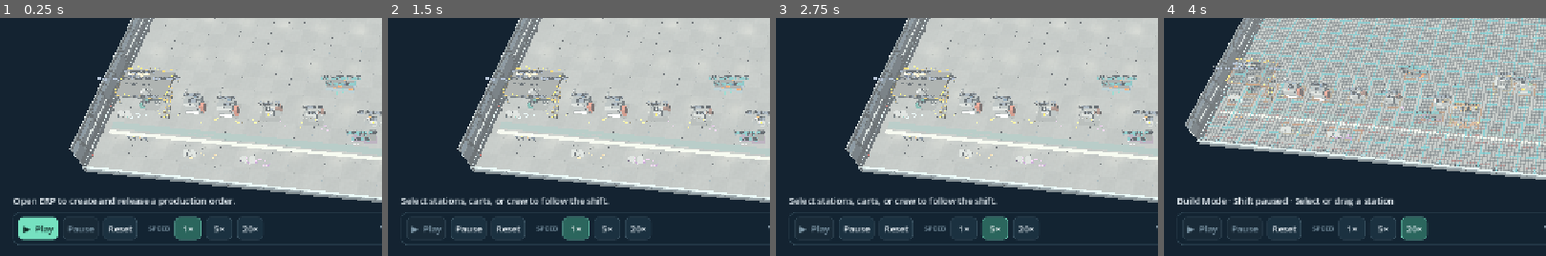
Above: before the commit, frames 1-4 (left to right).
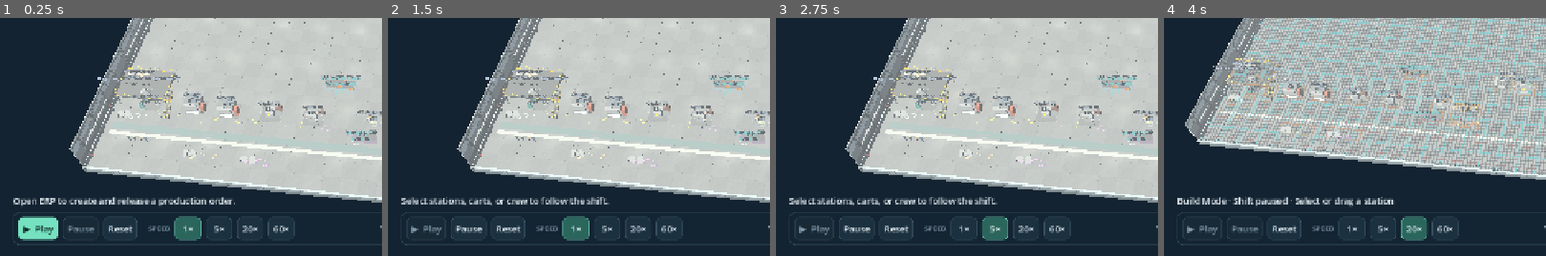
Above: after the commit, the same moments.

Repository: kaan-turgut/factory-simulation
Game: Godot game, scene res://scenes/factory.tscn
The game is run twice, just before and just after one commit, with the same random seed, the same clock (stepped at 60 frames per second) and the same inputs.
Inputs:
- Up to frame 1 (0.25 s): no input
- Up to frame 2 (1.5 s): click "▶ Play" at 0.5 s; click "1×" at 1.25 s
- Up to frame 3 (2.75 s): click "5×" at 2 s
- Up to frame 4 (4 s): click "20×" at 2.75 s; click "Build Mode" at 3.5 s
The pictures show only the part of the screen within x 0-50%, y 50-100%; the shares and areas given below are measured in that part.

The runs differ from the first frame. In frame 1, 0.2% of the frame differs, in the area x 70-78%, y 84-93%; in frame 2, 0.2%; in frame 3, 0.2%; in frame 4, 0.2%.

Commit message:
Add live agent mode: let an agent run the visible factory
Starting the game with `-- --agent-port PORT` opens the agent protocol
inside the scene. The agent API attaches to the game's own line, time
commands play the shift on screen and reply once the simulated time
has passed, and the game pauses again after each command. Scenario
loads and snapshot restores replace the shown shift. The TCP handling
moves into a shared agent_link used by the headless server and the
game. Adds a 60x speed, a save_shift command, and the bridge's
--connect waits for live replies. Autosave on close is off while the
link is open, and the link refuses shutdown in the game.

Co-Authored-By: Claude Opus 5.5 <noreply@anthropic.com>

Diff:
--- a/agent/agent_api.gd
+++ b/agent/agent_api.gd
@@ -3,7 +3,11 @@
 ##
 ## Every action goes through the same ERP functions the terminal buttons call, so an agent
 ## plays by the same rules as a human planner. Observations are compact summaries.
-## Time only moves when the agent calls `advance` or `run_until`, so runs are deterministic.
+##
+## Headless: the API owns its line, and `advance`/`run_until` simulate instantly and deterministically.
+## Live: `attach` binds the API to the factory shown in the game. Time commands then play the
+## shift on screen and reply when they finish (handle returns {"pending": true} and the reply
+## comes from `live_step`). With `agent_paced`, the game pauses again after each time command.
 
 const Line = preload("res://simulation/production_line.gd")
 const Plan = preload("res://erp/mrp.gd")
@@ -23,6 +27,13 @@
 var demand_met_at := {}
 var decisions: Array[Dictionary] = []
 var events: Array[Dictionary] = []
+var live := false
+var agent_paced := true
+## Live callbacks into the game: a replaced line, play/pause and speed changes.
+var on_line_replaced := Callable()
+var on_playing := Callable()
+var on_speed := Callable()
+var _job := {}
 var _snapshots := {}
 var _order_status := {}
 var _po_status := {}
@@ -75,15 +86,33 @@
 	"run_until": {"description": "Run until one of the stop events happens or max_seconds pass.",
 		"args": {"max_seconds": "number", "stop_on": "optional array: any of " + ", ".join(EVENT_KINDS) + "; default " + ", ".join(DEFAULT_STOPS)}},
 	"snapshot": {"description": "Save the whole shift in memory under a name, for what-if experiments.", "args": {"name": "string"}},
-	"restore": {"description": "Go back to a named snapshot, discarding everything since.", "args": {"name": "string"}},
+	"restore": {"description": "Go back to a named snapshot, discarding everything since. In live mode the game view rewinds too.", "args": {"name": "string"}},
+	"set_speed": {"description": "Live mode: game speed while time commands run (1, 5, 20 or 60x). Headless runs ignore it.", "args": {"multiplier": "int"}},
+	"save_shift": {"description": "Write the shift to a save file. Without a path it replaces the game's own save slot, which the game's Load button reads; that needs replace_game_save true.",
+		"args": {"path": "optional string: user:// or absolute path", "replace_game_save": "optional bool"}},
 	"score": {"description": "Service level, lateness, finished boxes, working share per work center and purchase spend so far.", "args": {}},
 	"log_decision": {"description": "Record a decision, finding or recommendation with its reasoning in the run log.", "args": {"text": "string"}},
 	"run_log": {"description": "All actions, decisions and events so far.", "args": {}},
 }
 
 
-func _init() -> void:
-	_new_line()
+func _init(existing: Line = null) -> void:
+	if existing == null:
+		_new_line()
+	else:
+		attach(existing)
+
+
+## Bind to a line the game owns and shows. The game drives time; call live_step after each frame.
+func attach(existing: Line) -> void:
+	live = true
+	line = existing
+	plan = Plan.new()
+	_job = {}
+	monitor.reset()
+	demand_met_at.clear()
+	_demand_flagged.clear()
+	_remember_statuses()
 
 
 func handle(request: Dictionary) -> Dictionary:
@@ -94,6 +123,10 @@
 	if line == null or not line.validation_error.is_empty():
 		if command != "load_scenario" and command != "describe":
 			return {"ok": false, "error": "The shift is not valid: " + (line.validation_error if line else "no line")}
+	if live and command in ["advance", "run_until"]:
+		return _start_job(command, args)
+	if live and not _job.is_empty() and command in ["load_scenario", "restore"]:
+		return {"ok": false, "error": "A time command is still running."}
 	var result: Variant = call("_cmd_" + command, args)
 	var response: Dictionary = result if result is Dictionary else {"result": result}
 	if not response.has("ok"):
@@ -105,12 +138,20 @@
 # --- Setup -----------------------------------------------------------------
 
 func _new_line() -> void:
-	line = Line.new()
+	var previous := line
+	# A live game keeps its own floor plan; headless runs use the master-data layout.
+	line = Line.new(previous.layout if live and previous != null else null)
 	line.enable_erp()
 	if not line.validation_error.is_empty():
+		if live:
+			line = previous
 		return
-	line.multiplier = 1
-	line.set_playing(true)
+	if live:
+		line.multiplier = previous.multiplier
+		_replaced()
+	else:
+		line.multiplier = 1
+		line.set_playing(true)
 	plan = Plan.new()
 	monitor.reset()
 	demand_met_at.clear()
@@ -188,6 +229,7 @@
 		if not order.is_empty():
 			running.append({"center": center.id, "order": order.id, "code": order.code, "state": line.work_center_status(StringName(center.equipment))})
 	return {"scenario": scenario.get("name", "default"), "horizon_seconds": scenario.get("horizon_seconds", 0),
+		"mode": "live" if live else "headless", "playing": line.playing, "speed": line.multiplier,
 		"orders_by_status": counts, "open_purchase_orders": open_po, "auto_release": line.erp.auto_release,
 		"active_work_centers": running, "orders_with_delay_or_warning": delayed,
 		"demands": _demand_summary(), "finished_boxes": _finished_boxes()}
@@ -572,6 +614,91 @@
 		_po_status[po.id] = po.status
 
 
+# --- Live time ---------------------------------------------------------------
+
+func _start_job(command: String, args: Dictionary) -> Dictionary:
+	if not _job.is_empty():
+		return {"ok": false, "error": "Another time command is still running."}
+	var limit := float(args.get("seconds" if command == "advance" else "max_seconds", 3600 if command == "run_until" else 0))
+	if not is_finite(limit) or limit <= 0.0 or limit > MAX_ADVANCE:
+		return {"ok": false, "error": "The time span must be between 0 and %d seconds." % MAX_ADVANCE}
+	var stops: Array = args.get("stop_on", DEFAULT_STOPS) if command == "run_until" else []
+	for kind in stops:
+		if kind not in EVENT_KINDS:
+			return {"ok": false, "error": "Unknown stop event %s." % kind}
+	if not line.playing:
+		_set_playing(true)
+	if not line.playing:
+		return {"ok": false, "error": "The game cannot play right now. Leave Build Mode and try again."}
+	_job = {"command": command, "start": line.erp.now, "end": line.erp.now + limit, "stops": stops, "found": []}
+	_log(command, {"args": args})
+	return {"pending": true}
+
+
+## Live mode: account for simulated time the game just played. Returns the reply of a finished
+## time command, or an empty dictionary.
+func live_step(seconds: float) -> Dictionary:
+	if seconds > 0.0:
+		monitor.sample(line, seconds)
+		var fresh := _detect_events()
+		events.append_array(fresh)
+		if not _job.is_empty():
+			_job.found.append_array(fresh)
+	if _job.is_empty():
+		return {}
+	var stopped: bool = _job.found.any(func(event: Dictionary) -> bool: return event.kind in _job.stops)
+	if not stopped and line.erp.now < _job.end - 1e-6:
+		return {}
+	var reply := {"ok": true, "advanced": _t(line.erp.now - _job.start), "events": _job.found, "now": _t(line.erp.now)}
+	if _job.command == "run_until":
+		reply.stopped_by_event = stopped
+	_job = {}
+	if agent_paced:
+		_set_playing(false)
+	return reply
+
+
+func busy() -> bool:
+	return not _job.is_empty()
+
+
+func _set_playing(enabled: bool) -> void:
+	if on_playing.is_valid():
+		on_playing.call(enabled)
+	else:
+		line.set_playing(enabled)
+
+
+func _replaced() -> void:
+	_job = {}
+	_remember_statuses()
+	if on_line_replaced.is_valid():
+		on_line_replaced.call(line)
+
+
+func _cmd_set_speed(args: Dictionary) -> Dictionary:
+	var value := int(args.get("multiplier", 0))
+	if value not in Line.SPEEDS:
+		return {"error": "Use one of %s." % str(Line.SPEEDS)}
+	if not live:
+		return {"speed": value, "note": "Headless runs simulate instantly; speed only matters in live mode."}
+	if on_speed.is_valid():
+		on_speed.call(value)
+	else:
+		line.set_multiplier(value)
+	return {"speed": line.multiplier}
+
+
+func _cmd_save_shift(args: Dictionary) -> Dictionary:
+	var path := String(args.get("path", ""))
+	if path.is_empty():
+		if not bool(args.get("replace_game_save", false)):
+			return {"error": "This would replace the game's save slot. Pass replace_game_save true, or give a path."}
+		path = Save.PATH
+	var error: String = Save.save(line, path)
+	return _acted("save_shift", args, error, {"path": path, "absolute": ProjectSettings.globalize_path(path)})
+
+
 # --- Experiments and evaluation ---------------------------------------------
 
 func _cmd_snapshot(args: Dictionary) -> Dictionary:
@@ -592,10 +719,15 @@
 	var result := Save.restore(saved.line.duplicate(true))
 	if not result.error.is_empty():
 		return {"error": result.error}
+	var speed := line.multiplier
 	line = result.line
-	line.multiplier = 1
-	line.set_playing(true)
 	line.erp.auto_release = saved.auto_release
+	if live:
+		line.multiplier = speed
+		_replaced()
+	else:
+		line.multiplier = 1
+		line.set_playing(true)
 	plan = Plan.new()
 	monitor.totals = saved.monitor[0].duplicate(true)
 	monitor.statuses = saved.monitor[1].duplicate(true)
@@ -604,7 +736,7 @@
 	_demand_flagged = saved.flagged.duplicate()
 	_remember_statuses()
 	_log("restore", {"name": name})
-	return {"restored": name}
+	return {"restored": name, "note": "The game view rewound to this snapshot and is paused." if live else ""}
 
 
 func _cmd_score(_args: Dictionary) -> Dictionary:
--- /dev/null
+++ b/agent/agent_link.gd
@@ -0,0 +1,108 @@
+extends RefCounted
+## Newline-delimited JSON over TCP on 127.0.0.1, shared by the headless server and the live game.
+##
+## Each client sends one request at a time and waits for its reply. A live time command replies
+## later: the link keeps that client until the API reports the command finished.
+
+const API = preload("res://agent/agent_api.gd")
+const MAX_LINE_BYTES := 1 << 20
+
+var api: API
+## When false, "shutdown" is refused, so an agent cannot close the player's game.
+var allow_shutdown := true
+var shutdown_requested := false
+var port := 0
+var _server := TCPServer.new()
+var _clients: Array[StreamPeerTCP] = []
+var _buffers: Array[PackedByteArray] = []
+var _waiting: StreamPeerTCP
+
+
+func _init(agent_api: API) -> void:
+	api = agent_api
+
+
+func listen(requested_port: int) -> String:
+	if _server.listen(requested_port, "127.0.0.1") != OK:
+		return "Cannot listen on port %d." % requested_port
+	port = requested_port
+	return ""
+
+
+func stop() -> void:
+	for client in _clients:
+		client.disconnect_from_host()
+	_clients.clear()
+	_buffers.clear()
+	_server.stop()
+
+
+## Accept connections and answer complete requests. Returns true when data arrived.
+func poll() -> bool:
+	var busy := false
+	while _server.is_connection_available():
+		_clients.append(_server.take_connection())
+		_buffers.append(PackedByteArray())
+	for i in range(_clients.size() - 1, -1, -1):
+		var client := _clients[i]
+		client.poll()
+		if client.get_status() != StreamPeerTCP.STATUS_CONNECTED:
+			if client == _waiting:
+				_waiting = null
+			_clients.remove_at(i)
+			_buffers.remove_at(i)
+			continue
+		var count := client.get_available_bytes()
+		if count <= 0:
+			continue
+		busy = true
+		var chunk: Array = client.get_partial_data(count)
+		if chunk[0] != OK:
+			continue
+		_buffers[i].append_array(chunk[1])
+		if _buffers[i].size() > MAX_LINE_BYTES:
+			_send(client, {"ok": false, "error": "Request too large."})
+			_buffers[i].clear()
+			continue
+		while true:
+			var newline := _buffers[i].find(10)
+			if newline < 0:
+				break
+			var text := _buffers[i].slice(0, newline).get_string_from_utf8().strip_edges()
+			_buffers[i] = _buffers[i].slice(newline + 1)
+			if not text.is_empty():
+				_answer(client, text)
+			if shutdown_requested:
+				return true
+	return busy
+
+
+## Live mode: report played simulation time and deliver a finished time command.
+func tick(seconds: float) -> void:
+	var reply := api.live_step(seconds)
+	if not reply.is_empty() and _waiting != null:
+		_send(_waiting, reply)
+		_waiting = null
+
+
+func _answer(client: StreamPeerTCP, text: String) -> void:
+	var request: Variant = JSON.parse_string(text)
+	if not request is Dictionary:
+		_send(client, {"ok": false, "error": "Send one JSON object per line."})
+		return
+	if request.get("cmd") == "shutdown":
+		if allow_shutdown:
+			_send(client, {"ok": true, "stopping": true})
+			shutdown_requested = true
+		else:
+			_send(client, {"ok": false, "error": "The live game stays open. Close it from its window."})
+		return
+	var response := api.handle(request)
+	if response.get("pending", false):
+		_waiting = client
+		return
+	_send(client, response)
+
+
+func _send(client: StreamPeerTCP, response: Dictionary) -> void:
+	client.put_data((JSON.stringify(response) + "\n").to_utf8_buffer())
--- a/agent/server.gd
+++ b/agent/server.gd
@@ -5,15 +5,13 @@
 ##
 ## Request:  {"cmd": "status", "args": {}}
 ## Response: {"ok": true, "now": 0.0, ...}
-## The extra command "shutdown" stops the server.
+## The extra command "shutdown" stops the server. To watch an agent instead, start the game
+## with `-- --agent-port 8765`; the same protocol then drives the visible factory.
 
 const API = preload("res://agent/agent_api.gd")
-const MAX_LINE_BYTES := 1 << 20
+const Link = preload("res://agent/agent_link.gd")
 
-var api: API
-var server := TCPServer.new()
-var clients: Array[StreamPeerTCP] = []
-var buffers: Array[PackedByteArray] = []
+var link: Link
 
 
 func _initialize() -> void:
@@ -25,7 +23,7 @@
 			port = int(args[i + 1])
 		elif args[i] == "--scenario" and i + 1 < args.size():
 			scenario = args[i + 1]
-	api = API.new()
+	var api := API.new()
 	if not api.line.validation_error.is_empty():
 		printerr("AGENT_SERVER_ERROR " + api.line.validation_error)
 		quit(1)
@@ -36,64 +34,23 @@
 			printerr("AGENT_SERVER_ERROR " + String(loaded.error))
 			quit(1)
 			return
-	if server.listen(port, "127.0.0.1") != OK:
-		printerr("AGENT_SERVER_ERROR cannot listen on port %d" % port)
+	link = Link.new(api)
+	var error := link.listen(port)
+	if not error.is_empty():
+		printerr("AGENT_SERVER_ERROR " + error)
 		quit(1)
 		return
 	print("AGENT_SERVER_READY %d" % port)
 
 
 func _process(_delta: float) -> bool:
-	var busy := false
-	while server.is_connection_available():
-		clients.append(server.take_connection())
-		buffers.append(PackedByteArray())
-	for i in range(clients.size() - 1, -1, -1):
-		var client := clients[i]
-		client.poll()
-		if client.get_status() != StreamPeerTCP.STATUS_CONNECTED:
-			clients.remove_at(i)
-			buffers.remove_at(i)
-			continue
-		var count := client.get_available_bytes()
-		if count <= 0:
-			continue
-		busy = true
-		var chunk: Array = client.get_partial_data(count)
-		if chunk[0] != OK:
-			continue
-		buffers[i].append_array(chunk[1])
-		if buffers[i].size() > MAX_LINE_BYTES:
-			_send(client, {"ok": false, "error": "Request too large."})
-			buffers[i].clear()
-			continue
-		while true:
-			var newline := buffers[i].find(10)
-			if newline < 0:
-				break
-			var text := buffers[i].slice(0, newline).get_string_from_utf8().strip_edges()
-			buffers[i] = buffers[i].slice(newline + 1)
-			if text.is_empty():
-				continue
-			if not _answer(client, text):
-				return true
+	if link == null:
+		return false
+	var busy := link.poll()
+	if link.shutdown_requested:
+		link.stop()
+		quit(0)
+		return true
 	if not busy:
 		OS.delay_msec(10) # Keep the idle server cool.
 	return false
-
-
-func _answer(client: StreamPeerTCP, text: String) -> bool:
-	var request: Variant = JSON.parse_string(text)
-	if not request is Dictionary:
-		_send(client, {"ok": false, "error": "Send one JSON object per line."})
-		return true
-	if request.get("cmd") == "shutdown":
-		_send(client, {"ok": true, "stopping": true})
-		quit(0)
-		return false
-	_send(client, api.handle(request))
-	return true
-
-
-func _send(client: StreamPeerTCP, response: Dictionary) -> void:
-	client.put_data((JSON.stringify(response) + "\n").to_utf8_buffer())
--- a/scenes/factory.gd
+++ b/scenes/factory.gd
@@ -11,6 +11,8 @@
 const Layout = Line.Layout
 const Editor = preload("res://layout/layout_editor.gd")
 const NO_CELL := Vector2i(-2147483648, -2147483648)
+const AgentAPI = preload("res://agent/agent_api.gd")
+const AgentLink = preload("res://agent/agent_link.gd")
 
 @export var building_cells := Vector2i.ZERO
 @export var erp_enabled := true
@@ -45,6 +47,7 @@
 var _highlighted_order := ""
 var _save_load_error := ""
 var _layout_refitted := false
+var _agent_link: AgentLink
 @onready var floor_view: Floor = $Floor
 @onready var camera: Orbit = $OrbitCamera
 @onready var hud: HUD = $HUD
@@ -119,6 +122,7 @@
 		hud.set_hint("Saved layout pending · " + layout_note)
 	_refresh()
 	floor_view.animate(line, 0.0)
+	_start_agent_link()
 
 
 func _process(delta: float) -> void:
@@ -127,6 +131,9 @@
 	line.advance(delta)
 	if line.elapsed_ticks != previous_tick:
 		_refresh()
+	if _agent_link != null:
+		_agent_link.tick((line.elapsed_ticks - previous_tick) * Line.STEP_SECONDS)
+		_agent_link.poll()
 	if line.playing:
 		floor_view.animate(line, delta)
 		if _selected != &"" and not line.layout.objects.has(_selected) and not Layout.LINKS.has(_selected):
@@ -680,21 +687,53 @@
 	if not saved.error.is_empty():
 		terminal.notice(saved.error)
 		return
+	_save_load_error = ""
+	_adopt_line(saved.line)
+	if _agent_link != null:
+		_agent_link.api.attach(line)
+	terminal.notice("Saved shift fitted to the updated factory and paused." if saved.get("refitted", false)
+		else "Saved shift restored and paused.")
+
+
+## Show a different shift: after loading a save, or when the agent loads a scenario or restores a snapshot.
+func _adopt_line(next: Line) -> void:
 	_select(&"")
-	line = saved.line
+	line = next
 	editor = Editor.new(line)
-	_save_load_error = ""
 	_highlighted_order = ""
 	_rebuild_world()
 	terminal.bind(line)
 	_refresh()
 	floor_view.animate(line, 0.0)
-	terminal.notice("Saved shift fitted to the updated factory and paused." if saved.get("refitted", false)
-		else "Saved shift restored and paused.")
+
+
+## `-- --agent-port 8765` lets an AI agent plan and run this visible shift over the agent protocol.
+func _start_agent_link() -> void:
+	var args := OS.get_cmdline_user_args()
+	var index := args.find("--agent-port")
+	if index < 0 or not erp_enabled:
+		return
+	var port := int(args[index + 1]) if index + 1 < args.size() and args[index + 1].is_valid_int() else 8765
+	var api := AgentAPI.new(line)
+	api.on_line_replaced = _adopt_line
+	api.on_playing = _set_playing
+	api.on_speed = _set_speed
+	_agent_link = AgentLink.new(api)
+	_agent_link.allow_shutdown = false
+	var error := _agent_link.listen(port)
+	if not error.is_empty():
+		_agent_link = null
+		hud.set_hint("Agent link not started. " + error)
+		return
+	# An agent run must never overwrite the player's saved shift on close.
+	get_tree().auto_accept_quit = true
+	print("AGENT_SERVER_READY %d" % port)
+	hud.set_hint("Agent link open on port %d. Agent time commands play the shift here; your own save is not touched on close." % port)
 
 
 func _notification(what: int) -> void:
-	if what == NOTIFICATION_WM_CLOSE_REQUEST and erp_enabled and resume_saved and line != null and line.erp != null:
+	if what == NOTIFICATION_WM_CLOSE_REQUEST and erp_enabled and resume_saved and line != null and line.erp != null \
+			and _agent_link == null:
 		var error := SaveGame.save(line)
 		if error.is_empty():
 			get_tree().quit()
--- a/simulation/production_line.gd
+++ b/simulation/production_line.gd
@@ -12,7 +12,7 @@
 const Oven = preload("res://simulation/batch_oven.gd")
 const Pallet = preload("res://simulation/pallet.gd")
 
-const SPEEDS := [1, 5, 20]
+const SPEEDS := [1, 5, 20, 60]
 const STEP_SECONDS := 0.25
 const STEP_HOURS := STEP_SECONDS / 3600.0
 const EPSILON := Storage.MASS_EPSILON
--- a/tests/agent_api_test.gd
+++ b/tests/agent_api_test.gd
@@ -2,6 +2,8 @@
 ## Agent API: scenario loading, planning through the ERP, event-driven time, snapshots and scoring.
 
 const API = preload("res://agent/agent_api.gd")
+const Link = preload("res://agent/agent_link.gd")
+const Line = preload("res://simulation/production_line.gd")
 
 var _failures := 0
 var _checks := 0
@@ -16,6 +18,8 @@
 	_rejections()
 	_full_shift()
 	_snapshots()
+	await _live()
+	await _live_link()
 	print("Agent API: %d checks, %d failures (%.1f s)." % [_checks, _failures, (Time.get_ticks_msec() - started) / 1000.0])
 	quit(int(_failures > 0))
 
@@ -99,6 +103,95 @@
 		"Replaying from a snapshot is deterministic")
 
 
+## A game frame: advance the shown line in real time and report played simulation time.
+func _frame(api: API, delta: float) -> Dictionary:
+	var before: int = api.line.elapsed_ticks
+	api.line.advance(delta)
+	return api.live_step((api.line.elapsed_ticks - before) * Line.STEP_SECONDS)
+
+
+func _live() -> void:
+	var shown := Line.new()
+	shown.enable_erp()
+	var api := API.new(shown)
+	var replaced := []
+	api.on_line_replaced = func(next: Line) -> void: replaced.append(next)
+	_check(api.live and api.line == shown and not shown.playing, "Live API attaches to the shown line")
+	var loaded := api.handle({"cmd": "load_scenario", "args": {"path": "res://scenarios/filled_wafer_shift.json"}})
+	_check(loaded.ok and replaced.size() == 1 and replaced[0] == api.line and api.line != shown, "Live scenario load hands the game a new line")
+	_check(not api.line.playing and api.line.erp.demands.size() == 4, "New live shift starts paused with its demands")
+	api.handle({"cmd": "convert_all", "args": {}})
+	_check(api.handle({"cmd": "set_speed", "args": {"multiplier": 60}}).ok and api.line.multiplier == 60, "Live speed can be set to 60x")
+	_check(not api.handle({"cmd": "set_speed", "args": {"multiplier": 7}}).ok, "Unsupported speed is rejected")
+	var pending := api.handle({"cmd": "advance", "args": {"seconds": 120}})
+	_check(pending.get("pending", false) and api.line.playing and api.busy(), "Live advance plays the shift and replies later")
+	_check(not api.handle({"cmd": "advance", "args": {"seconds": 5}}).ok, "A second time command waits for the first")
+	_check(api.handle({"cmd": "status"}).ok, "Observations work while time runs")
+	var reply := {}
+	for frame in 400:
+		reply = _frame(api, 1.0 / 30.0)
+		if not reply.is_empty():
+			break
+	_check(not reply.is_empty() and reply.advanced >= 120.0 and reply.advanced < 124.0,
+		"Advance replies once the game has played 120 s (%s)" % reply.get("advanced", -1))
+	_check(not api.line.playing and not api.busy(), "Agent-paced play pauses after the command")
+	_check(api.monitor.observed >= 120.0, "Work center accounting follows played time")
+	api.handle({"cmd": "set_auto_release", "args": {"enabled": true}})
+	pending = api.handle({"cmd": "run_until", "args": {"max_seconds": 43200, "stop_on": ["order_released"]}})
+	reply = {}
+	for frame in 30000:
+		reply = _frame(api, 1.0 / 30.0)
+		if not reply.is_empty():
+			break
+	_check(reply.get("stopped_by_event", false) and reply.events.any(func(e: Dictionary) -> bool: return e.kind == "order_released")
+		and reply.advanced < 43000.0, "Live run_until stops at the first release: %s" % JSON.stringify(reply).left(300))
+	_frame(api, 0.5)
+	_check(api.handle({"cmd": "snapshot", "args": {"name": "s"}}).ok and api.handle({"cmd": "restore", "args": {"name": "s"}}).ok
+		and replaced.size() == 2, "Live restore hands the rewound line to the game")
+	_check(not api.handle({"cmd": "save_shift", "args": {}}).ok, "Saving over the game's slot needs explicit consent")
+	var saved := api.handle({"cmd": "save_shift", "args": {"path": "user://agent_test.save"}})
+	_check(saved.ok and FileAccess.file_exists("user://agent_test.save"), "Save the agent's shift to a named file")
+	DirAccess.remove_absolute(ProjectSettings.globalize_path("user://agent_test.save"))
+
+
+func _live_link() -> void:
+	var shown := Line.new()
+	shown.enable_erp()
+	var link := Link.new(API.new(shown))
+	link.allow_shutdown = false
+	var port := 18765
+	_check(link.listen(port).is_empty(), "Live link listens")
+	var client := StreamPeerTCP.new()
+	client.connect_to_host("127.0.0.1", port)
+	var replies: Array = []
+	var send := func(cmd: String, args: Dictionary) -> void:
+		client.put_data((JSON.stringify({"cmd": cmd, "args": args}) + "\n").to_utf8_buffer())
+	var buffer := PackedByteArray()
+	for frame in 600:
+		await process_frame
+		client.poll()
+		if frame == 5:
+			send.call("advance", {"seconds": 10})
+		if frame == 6:
+			send.call("shutdown", {})
+		var before: int = link.api.line.elapsed_ticks
+		link.api.line.advance(1.0 / 30.0 * 20.0)
+		link.tick((link.api.line.elapsed_ticks - before) * Line.STEP_SECONDS)
+		link.poll()
+		if client.get_status() == StreamPeerTCP.STATUS_CONNECTED and client.get_available_bytes() > 0:
+			buffer.append_array(client.get_partial_data(client.get_available_bytes())[1])
+		var text := buffer.get_string_from_utf8()
+		replies = Array(text.split("\n", false)).map(func(row: String) -> Variant: return JSON.parse_string(row))
+		if replies.size() >= 2:
+			break
+	_check(replies.size() >= 2 and replies.any(func(r: Dictionary) -> bool: return r.get("advanced", 0.0) >= 10.0),
+		"Live link replies to advance after the game played it: " + str(replies))
+	_check(replies.any(func(r: Dictionary) -> bool: return not r.ok and "stays open" in String(r.get("error", ""))) and not link.shutdown_requested,
+		"An agent cannot shut the live game down")
+	client.disconnect_from_host()
+	link.stop()
+
+
 func _check(condition: bool, message: String) -> void:
 	_checks += 1
 	if not condition:
Not shown, changed: CLAUDE.md
